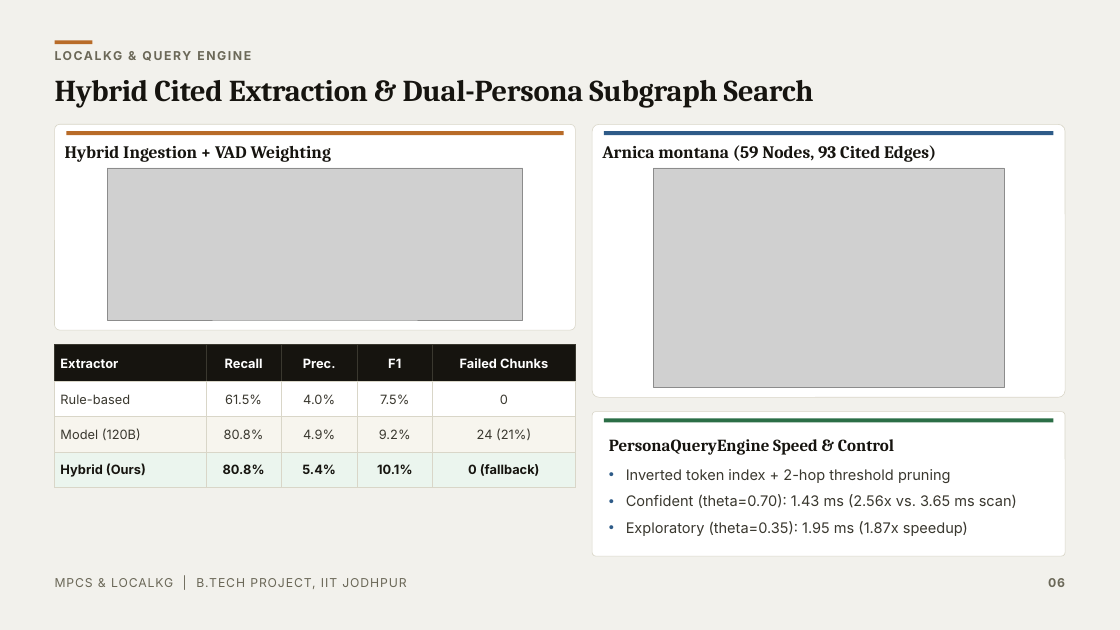
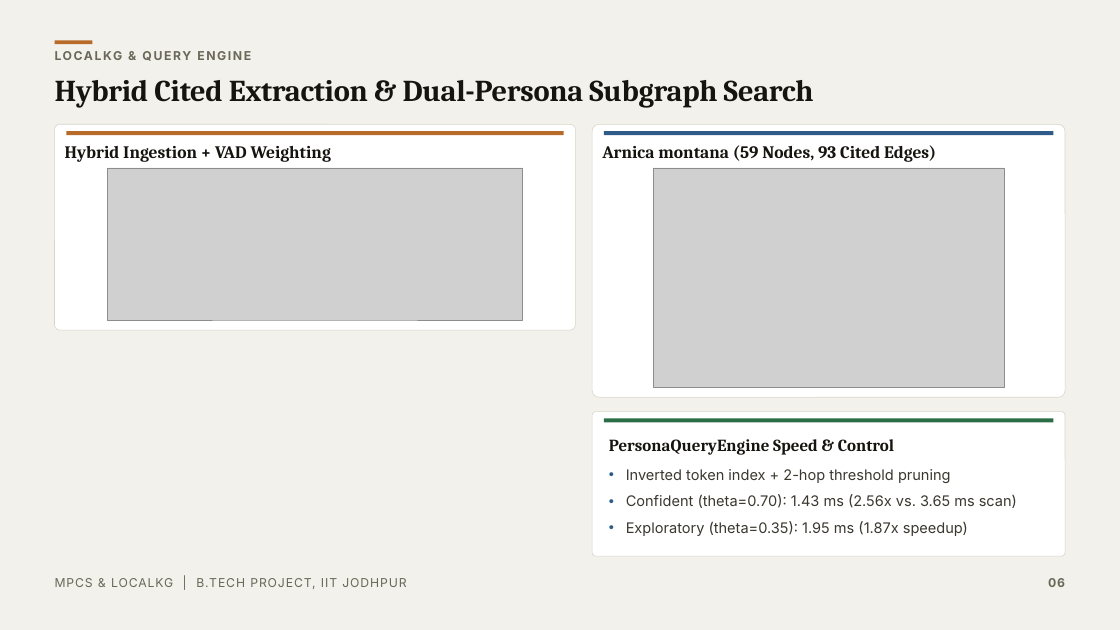
Before and after one commit to AurindumBanerjee/MPCS, a slide deck: slide 6 of report/PPT/BTP_PPT_Concise.pptx. Drawn at 1120x630 pixels with LibreOffice and Linux fonts; fonts in the diff are those of the drawing; grey boxes stand for pictures. Boxes give left, top, right and bottom in pixels: in the first picture for what was removed or moved away, otherwise in the second. Text is boxed around its words. In the diff, an @@ line names an element or a change of style, - is before the commit and + after.

```diff
--- a/report/PPT/BTP_PPT_Concise.pptx
+++ b/report/PPT/BTP_PPT_Concise.pptx
@@ table removed at bbox=[55, 344, 576, 487], 4 rows, 5 columns @@
-Extractor | Recall | Prec. | F1 | Failed Chunks
-Rule-based | 61.5% | 4.0% | 7.5% | 0
-Model (120B) | 80.8% | 4.9% | 9.2% | 24 (21%)
-Hybrid (Ours) | 80.8% | 5.4% | 10.1% | 0 (fallback)
```
Also in this commit, not shown: 5 other slides changed, 4 other files.
